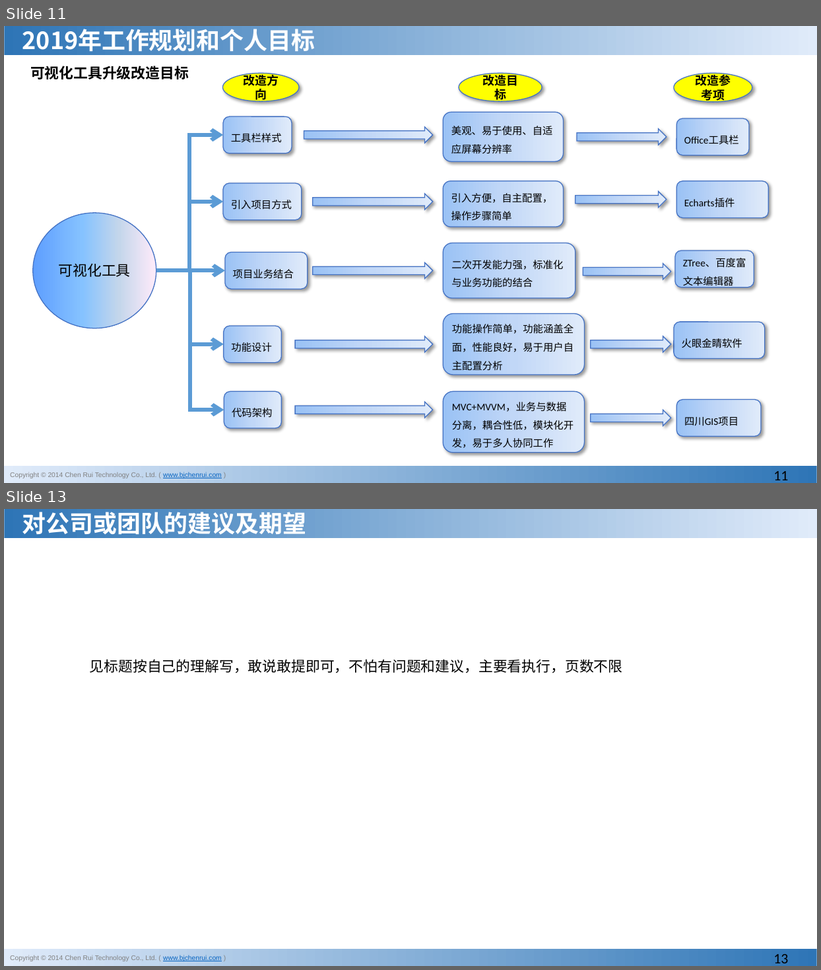
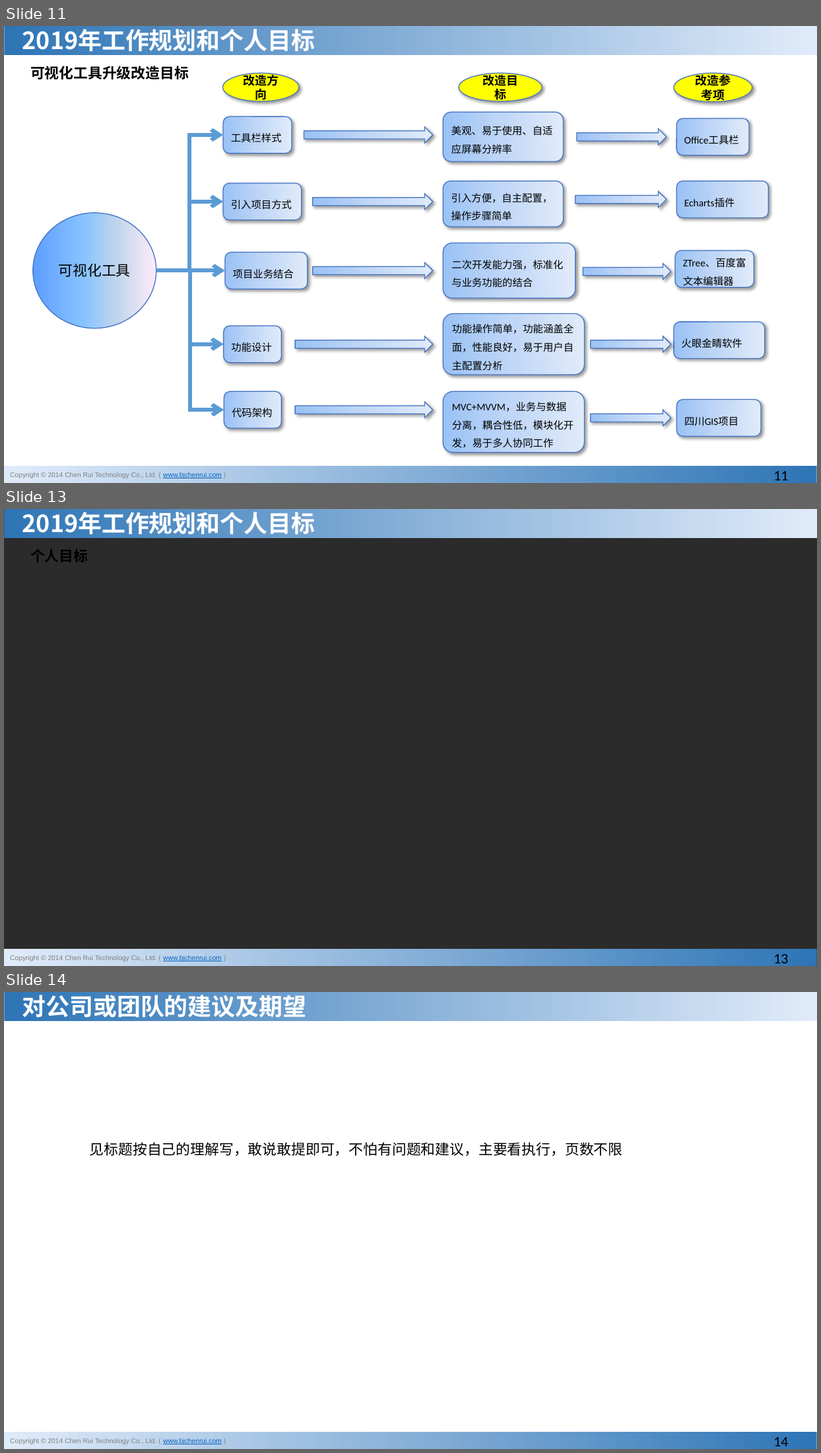
Before and after one commit to MrShan1/shanchen, a slide deck: 相关文档/年终总结/2018年度年终总结-研发中心_山晨.pptx. Shown one above the other, each under a label of ours: slides 11 and 13 before the commit, slides 11, 13 and 14 after it; the slides between them are not shown. The pictures are 821x970 and 821x1453 pixels, drawn with LibreOffice and Linux fonts; fonts in the diff are those of the drawing; background and template pictures are left out; a plain dark background stands for a picture behind light text. Boxes give left, top, right and bottom in pixels: in the first picture for what was removed or moved away, otherwise in the second. Text is boxed around its words. In the diff, an @@ line names an element or a change of style, - is before the commit and + after.

```diff
--- a/相关文档/年终总结/2018年度年终总结-研发中心_山晨.pptx
+++ b/相关文档/年终总结/2018年度年终总结-研发中心_山晨.pptx
@@ slide 13 added at box(4, 509, 817, 966), background picture (left out); not listed: 2 template elements that a slide beside it also shows @@
@@ title added at box(22, 509, 315, 539), 28 pt, text #FFFFFF, bold @@
+2019年工作规划和个人目标
@@ text added at box(30, 549, 88, 562), 17 pt, text #000000, bold @@
+个人目标
@@ page number added at box(774, 954, 788, 963), 17 pt, text #000000 @@
+13
@@ what was slide 13 is now slide 14 @@
@@ page number at box(774, 1437, 788, 1446): text changed @@
-13
+14
```
Also in this commit, not shown: 1 slide changed, 1 other slide added, 1 slide removed.
